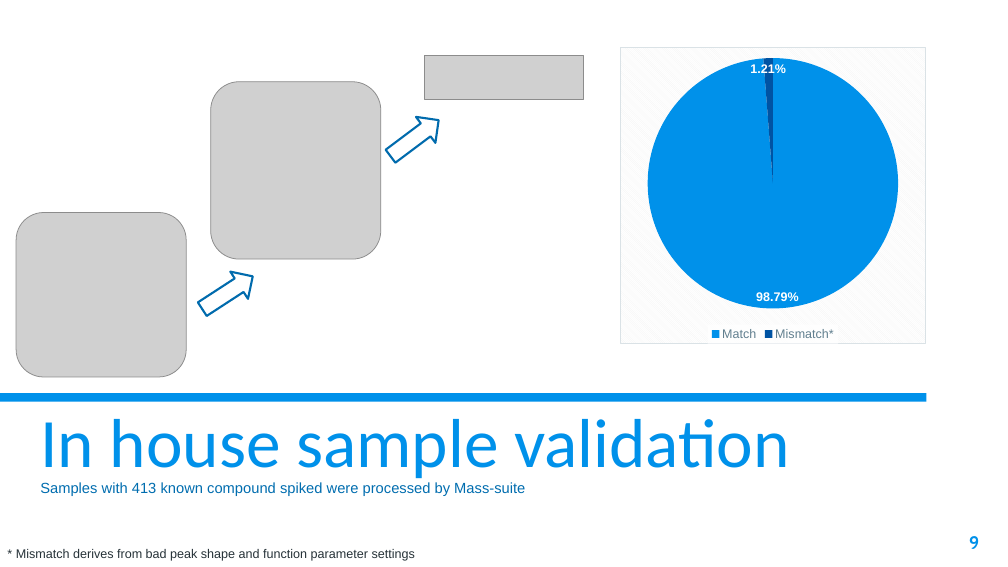
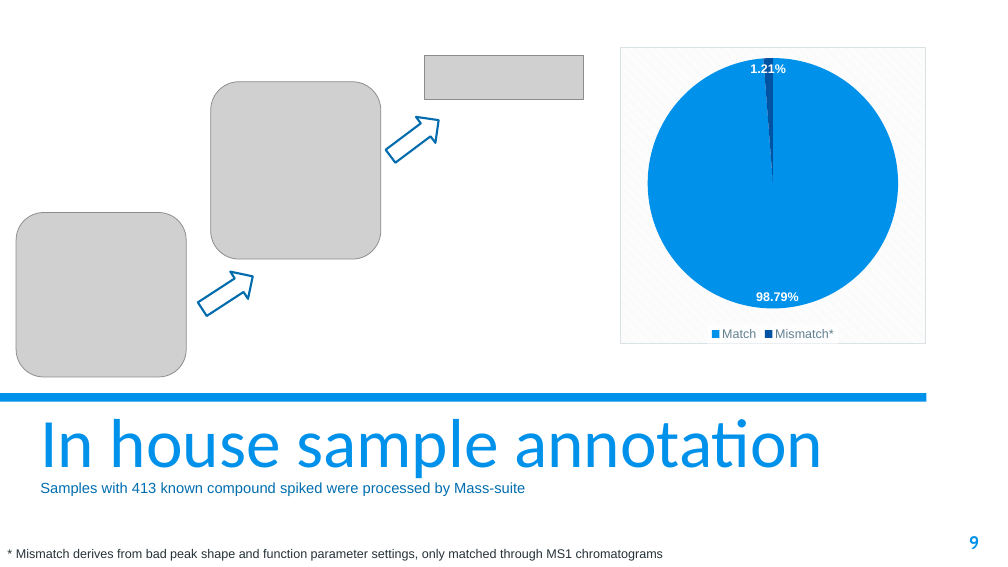
Before and after one commit to XiminHu/mass-suite, a slide deck: slide 9 of doc/20210326 ACS presentation.pptx. Drawn at 1008x567 pixels with LibreOffice and Linux fonts; fonts in the diff are those of the drawing; grey boxes stand for pictures; background and template pictures are left out. Boxes give left, top, right and bottom in pixels: in the first picture for what was removed or moved away, otherwise in the second. Text is boxed around its words. In the diff, an @@ line names an element or a change of style, - is before the commit and + after.

Commit message:
slide update

```diff
--- a/doc/20210326 ACS presentation.pptx
+++ b/doc/20210326 ACS presentation.pptx
@@ title at (x1=40, y1=419, x2=823, y2=484): text changed @@
-In house sample validation
+In house sample annotation
@@ text at (x1=16, y1=549, x2=663, y2=561): text changed @@
-* Mismatch derives from bad peak shape and function parameter settings
+* Mismatch derives from bad peak shape and function parameter settings, only matched through MS1 chromatograms
```
Also in this commit, not shown: 6 other slides changed.
